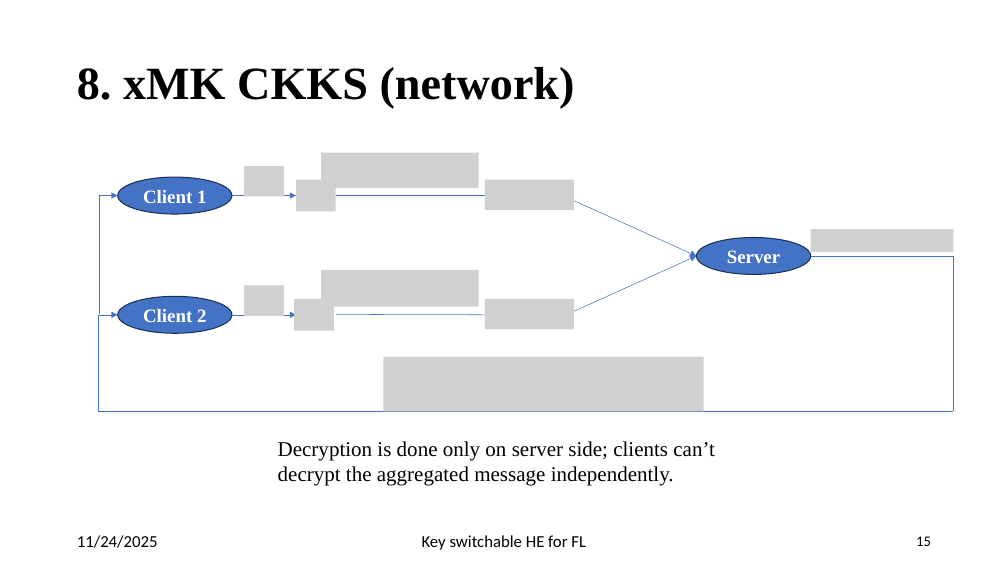
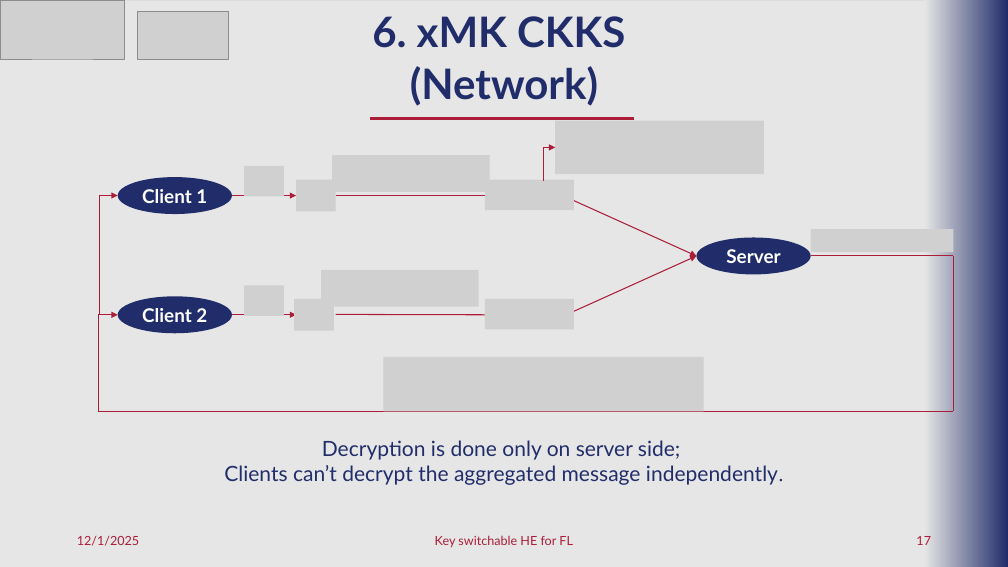
Before and after one commit to pyb0b/master-thesis-report, a slide deck: slide 17 of Final Presentation.pptx (slide 15 before the commit). Drawn at 1008x567 pixels with LibreOffice and Linux fonts; fonts in the diff are those of the drawing; grey boxes stand for pictures. Boxes give left, top, right and bottom in pixels: in the first picture for what was removed or moved away, otherwise in the second. Text is boxed around its words. In the diff, an @@ line names an element or a change of style, - is before the commit and + after.

```diff
--- a/Final Presentation.pptx
+++ b/Final Presentation.pptx
@@ rectangle added at bbox=[0, 1, 1008, 567], fill #E6E6E6 @@
@@ picture added at bbox=[0, 0, 125, 59] @@
@@ picture added at bbox=[138, 12, 228, 59] @@
@@ text at bbox=[372, 16, 625, 106]: text changed; size 44 to 40 pt; font Times New Roman to Lato; text colour #000000 to #212D6A @@
-8. xMK CKKS (network)
+6. xMK CKKS
+(Network)
@@ rectangle added at bbox=[925, 0, 1008, 567], fill gradient #E6E6E6 to #212D6A @@
@@ line added from (634, 119) to (371, 119), #AB1D38 3 pt @@
@@ elbow arrow added from (544, 181) to (555, 147), #AB1D38 1 pt @@
@@ picture added at bbox=[555, 121, 764, 175] @@
@@ picture: place and size @@
-picture at bbox=[321, 153, 479, 188]
+picture at bbox=[332, 155, 489, 192]
@@ elbow arrow (100, 315) - (118, 196): stroke #4472C4 0.5 pt to #AB1D38 1 pt @@
@@ arrow (232, 196) - (296, 196): stroke #4472C4 0.5 pt to #AB1D38 1 pt @@
@@ arrow (336, 196) - (492, 196): stroke #4472C4 0.5 pt to #AB1D38 1 pt @@
@@ arrow (565, 197) - (696, 256): stroke #4472C4 0.5 pt to #AB1D38 1 pt @@
@@ font Times New Roman to Lato; fill #4472C4 to #212D6A; outline #1E3256 1 pt to none in 3 elements at bbox=[118, 177, 232, 214], bbox=[118, 296, 232, 333], bbox=[696, 237, 811, 274] @@
@@ arrow (565, 315) - (696, 256): stroke #4472C4 0.5 pt to #AB1D38 1 pt @@
@@ line (811, 256) - (954, 256): stroke #4472C4 0.5 pt to #AB1D38 1 pt @@
@@ line (954, 256) - (954, 411): stroke #4472C4 0.5 pt to #AB1D38 1 pt @@
@@ elbow arrow (954, 411) - (118, 315): stroke #4472C4 0.5 pt to #AB1D38 1 pt @@
@@ arrow (232, 315) - (296, 315): stroke #4472C4 0.5 pt to #AB1D38 1 pt @@
@@ arrow (336, 315) - (492, 315): stroke #4472C4 0.5 pt to #AB1D38 1 pt @@
@@ text at bbox=[224, 440, 784, 485]: text changed; font Times New Roman to Lato; text colour #000000 to #212D6A @@
-Decryption is done only on server side; clients can’t decrypt the aggregated message independently.
+Decryption is done only on server side;
+Clients can’t decrypt the aggregated message independently.
@@ text at bbox=[77, 536, 139, 546]: text changed; size 16 to 12 pt; font Calibri to Lato; text colour #000000 to #AB1D38 @@
-11/24/2025
+12/1/2025
@@ text "Key switchable HE for FL" at bbox=[435, 535, 573, 547]: size 16 to 12 pt, font Calibri to Lato, text colour #000000 to #AB1D38 @@
@@ page number at bbox=[916, 536, 931, 545]: text changed; size 14 to 12 pt; font Calibri to Lato; text colour #000000 to #AB1D38 @@
-15
+17
```
Also in this commit, not shown: 22 other slides changed, 11 slides added, 2 slides removed, 1 other file.
